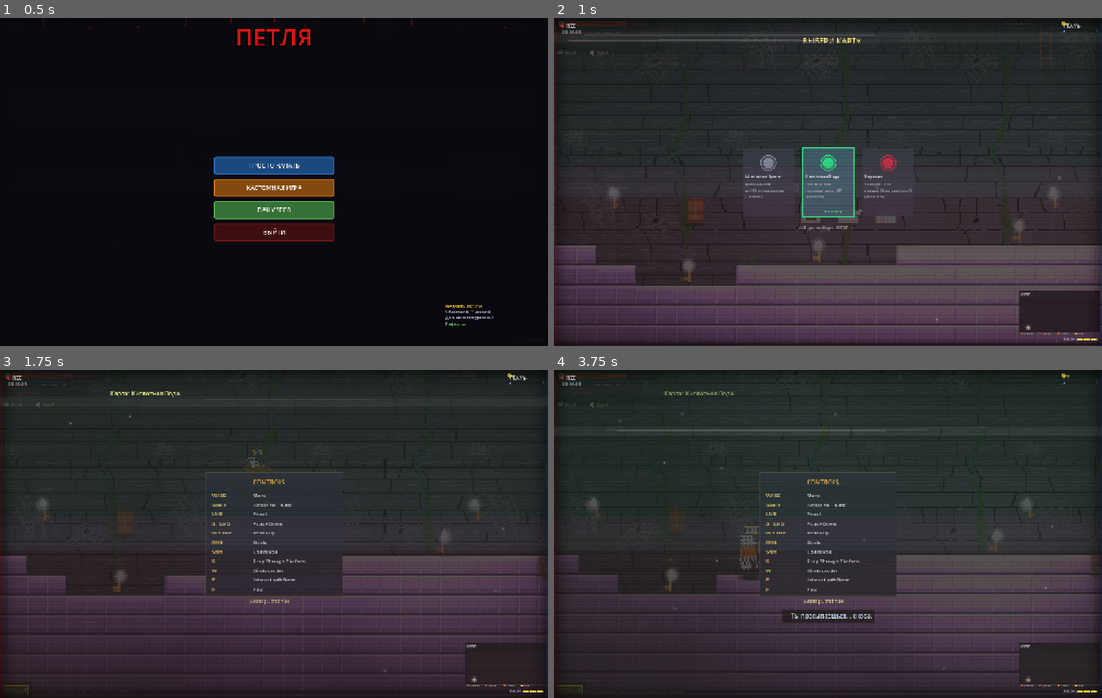
Above: before the commit, frames 1-4 (two rows, left to right).
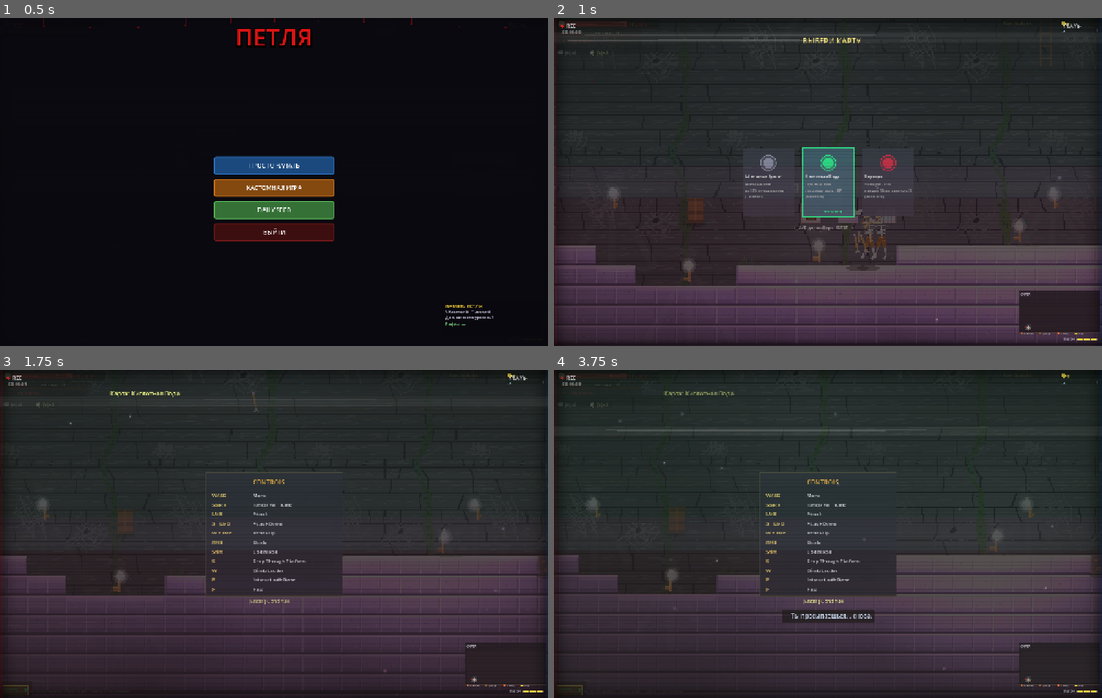
Above: after the commit, the same moments.

Repository: volcraft44/petlya-game
Game: Godot game, scene res://scenes/main.tscn
The game is run twice, just before and just after one commit, with the same random seed, the same clock (stepped at 60 frames per second) and the same inputs.
Inputs (mouse positions are in pixels of both pictures, inside the frame that each line leads up to):
- Up to frame 1 (0.5 s): no input
- Up to frame 2 (1 s): click "ПРОСТО НАЧАТЬ" at 0.5 s
- Up to frame 3 (1.75 s): tap Enter (ui_accept) at 1.25 s; move the mouse to (394, 517) at 1.27 s; hold D (move_right) from 1.28 s (still down); tap E (interact) at 1.35 s; click (394, 517) at 1.42 s; tap Space (jump) at 1.52 s
- Up to frame 4 (3.75 s): tap Space (jump) at 1.82 s; release D (move_right) at 2 s; drag from (718, 550) to (806, 488) at 2.02 s; move the mouse to (882, 461) at 2.77 s; hold A (move_left) 2.78-3.5 s; tap 1 at 2.85 s; click (882, 461) at 2.92 s; drag from (800, 599) to (828, 524) at 3.52 s

Frame 1 is identical in both runs. In frame 2, 0.4% of the frame differs, in the area x 53-62%, y 60-78%; in frame 3, less than 0.1%; in frame 4, 0.3%.

Commit message:
Fix mobile menu input + snap doors/enemies to real floor
Mobile controls:
- Re-enable emulate_mouse_from_touch (menu Button nodes need it; with it
  off the "Play" button was unresponsive to touch)
- mobile_controls absorbs emulated mouse events inside its button zones so
  D-pad taps no longer fire phantom attacks
- Attack button injects its click from screen-center (outside button zones)
  so it isn't swallowed by that filter

Spawn validation:
- Add _floor_y_in_column(): scans the tile grid for the real solid floor in
  a column, lifting out of blocks and dropping out of the air
- Doors and enemy spawns (random + arena) now snap to actual ground instead
  of cave.floor_y, so nothing spawns inside walls or floating

Co-Authored-By: Claude Opus 4.8 <noreply@anthropic.com>

Diff:
--- a/project.godot
+++ b/project.godot
@@ -29,7 +29,7 @@
 
 [input_devices]
 
-pointing/emulate_mouse_from_touch=false
+pointing/emulate_mouse_from_touch=true
 
 [input]
 
--- a/scripts/mobile_controls.gd
+++ b/scripts/mobile_controls.gd
@@ -134,6 +134,12 @@
 		_touch(event.index, event.position, event.pressed)
 	elif event is InputEventScreenDrag:
 		_drag(event.index, event.position)
+	elif event is InputEventMouseButton or event is InputEventMouseMotion:
+		# Эмуляция мыши из тача включена (нужна для кнопок меню). Чтобы
+		# нажатия по нашим кнопкам (особенно D-pad) не превращались в
+		# фантомные клики-атаки по игроку — поглощаем мышь в зоне кнопок.
+		if _button_at(event.position) >= 0:
+			get_viewport().set_input_as_handled()
 
 func _touch(tid: int, pos: Vector2, pressed: bool) -> void:
 	if pressed:
@@ -219,7 +225,10 @@
 	var ev := InputEventMouseButton.new()
 	ev.button_index = btn
 	ev.pressed = pressed
-	ev.position = get_viewport().get_mouse_position()
+	# Шлём из центра экрана — вне зон кнопок, иначе наш же клик поглотится
+	# фильтром эмулированной мыши в _input. Направление атаки берётся из
+	# зажатых стрелок, а не из позиции, так что центр безопасен.
+	ev.position = Vector2(vw * 0.5, vh * 0.45)
 	Input.parse_input_event(ev)
 
 func _send_key(kc: int, pressed: bool) -> void:
--- a/scripts/room.gd
+++ b/scripts/room.gd
@@ -2344,6 +2344,26 @@
 			return w[0]
 	return weighted[0][0]
 
+# Находит Y верха твёрдого пола в колонке под точкой (px, py_hint).
+# Гарантирует, что объект встанет НА блок, а не повиснет в воздухе и не
+# окажется внутри стены. Используется для дверей и спавна врагов.
+func _floor_y_in_column(px: float, py_hint: float) -> float:
+	if grid.size() == 0 or grid_cols == 0:
+		return py_hint
+	var gc := clampi(int(px / tile_size), 0, grid_cols - 1)
+	var gr := clampi(int(py_hint / tile_size), 0, grid_rows - 1)
+	# Если точка-подсказка внутри блока — поднимаемся вверх до воздуха
+	while gr > 0 and grid[gr][gc] == 1:
+		gr -= 1
+	# Спускаемся вниз до первого твёрдого тайла (это пол)
+	var r := gr
+	while r + 1 < grid_rows and grid[r + 1][gc] == 0:
+		r += 1
+	if r + 1 < grid_rows and grid[r + 1][gc] == 1:
+		return float(r + 1) * tile_size  # верх пол-тайла = уровень пола
+	# Пол не найден (сквозная шахта) — ставим на нижний ряд
+	return float(grid_rows - 1) * tile_size
+
 func _get_spawn_position() -> Vector2:
 	# Pick a random non-start cave, verify position is reachable
 	var spawn_caves = caves.filter(func(c): return c.type != "start" and c.type != "chest")
@@ -2355,7 +2375,8 @@
 	for attempt in 30:
 		var cave = spawn_caves[randi() % spawn_caves.size()]
 		var px = cave.x + randf_range(-20, 20)
-		var py = cave.floor_y - 1
+		# Привязываем к реальному полу в этой колонке (не висеть в воздухе)
+		var py = _floor_y_in_column(px, cave.floor_y) - 1
 
 		# Check that the grid cell is reachable from start
 		if reachable_set.size() > 0:
@@ -2374,7 +2395,7 @@
 	# Fallback: use start cave
 	for cave in caves:
 		if cave.type == "start":
-			return Vector2(cave.x, cave.floor_y - 1)
+			return Vector2(cave.x, _floor_y_in_column(cave.x, cave.floor_y) - 1)
 	return Vector2(60, floor_y - 1)
 
 func _spawn_door():
@@ -2402,13 +2423,16 @@
 			break
 
 	if door_cave:
-		door.position = Vector2(door_cave.x, door_cave.floor_y - 14)
+		# Привязываем дверь к реальному полу — чтобы не висела в воздухе/в блоке
+		var fy = _floor_y_in_column(door_cave.x, door_cave.floor_y)
+		door.position = Vector2(door_cave.x, fy - 14)
 	else:
 		var best = caves[0]
 		for cave in caves:
 			if cave.x > best.x:
 				best = cave
-		door.position = Vector2(best.x, best.floor_y - 14)
+		var fy2 = _floor_y_in_column(best.x, best.floor_y)
+		door.position = Vector2(best.x, fy2 - 14)
 
 	add_child(door)
 	doors.append(door)
@@ -2849,7 +2873,8 @@
 	var dmg = 10 + room_level * 2
 	enemy.setup(eclass, hp, spd, dmg)
 	enemy.player = player_ref
-	enemy.position = Vector2(x, y)
+	# Привязываем к реальному полу — арена-враг не должен висеть в воздухе
+	enemy.position = Vector2(x, _floor_y_in_column(x, y) - 1)
 	add_child(enemy)
 	enemies.append(enemy)
 	enemy.died.connect(_on_enemy_died)
